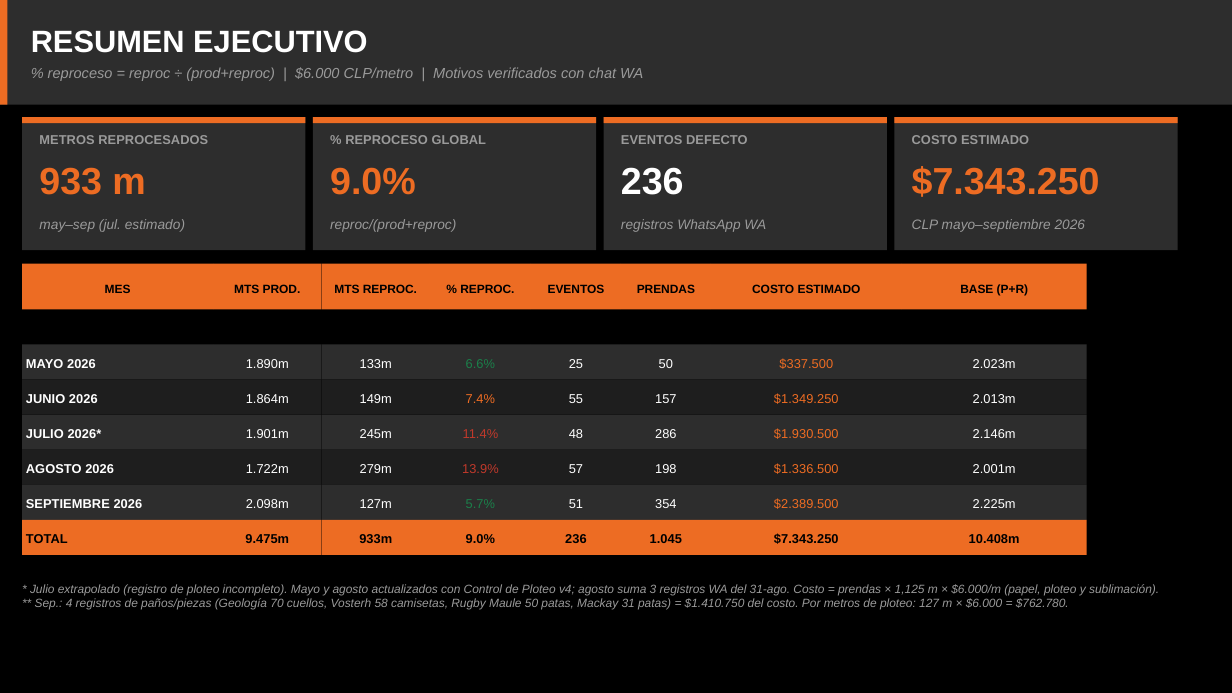
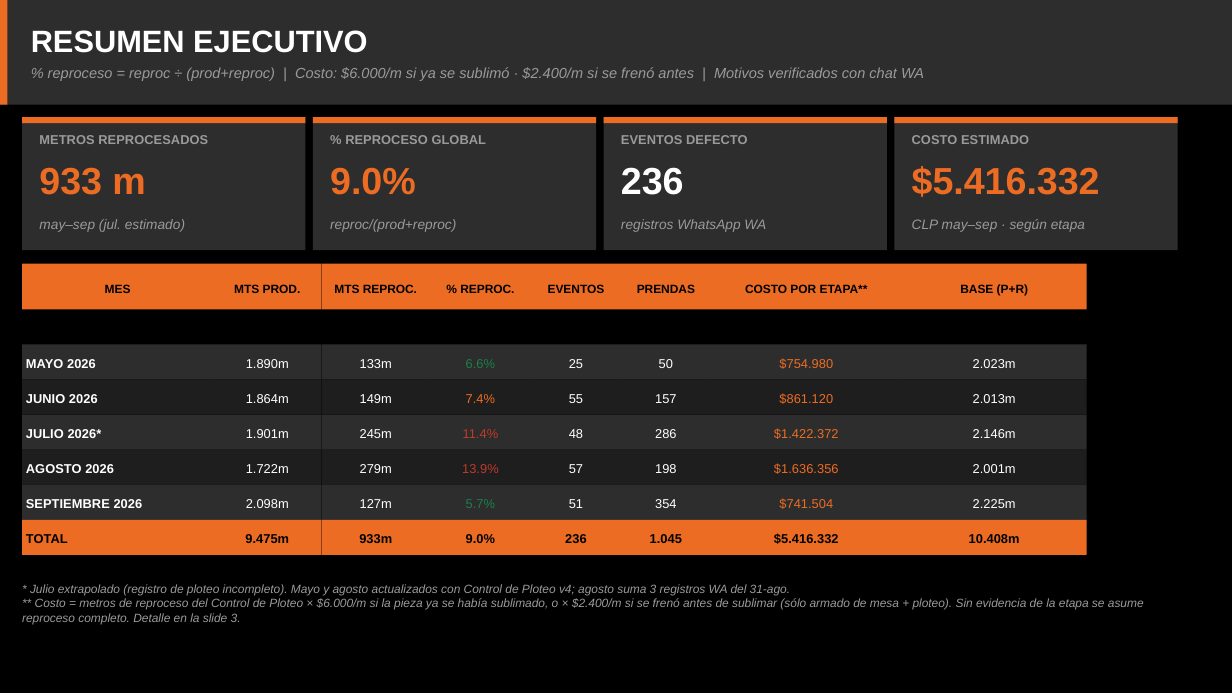
Before and after one commit to seanduarteu-cyber/PRODUCCION-PLAYMAKER, a slide deck: slide 2 of PMK_Informe_Septiembre2026.pptx. Drawn at 1232x693 pixels with LibreOffice and Linux fonts; fonts in the diff are those of the drawing. Boxes give left, top, right and bottom in pixels: in the first picture for what was removed or moved away, otherwise in the second. Text is boxed around its words. In the diff, an @@ line names an element or a change of style, - is before the commit and + after.

```diff
--- a/PMK_Informe_Septiembre2026.pptx
+++ b/PMK_Informe_Septiembre2026.pptx
@@ text at bbox=[48, 67, 924, 81]: text changed @@
-% reproceso = reproc ÷ (prod+reproc) | $6.000 CLP/metro | Motivos verificados con chat WA
+% reproceso = reproc ÷ (prod+reproc) | Costo: $6.000/m si ya se sublimó · $2.400/m si se frenó antes | Motivos verificados con chat WA
@@ text at bbox=[912, 166, 1100, 197]: text changed @@
-$7.343.250
+$5.416.332
@@ text at bbox=[912, 219, 1085, 232]: text changed @@
-CLP mayo–septiembre 2026
+CLP may–sep · según etapa
@@ text at bbox=[745, 284, 868, 293]: text changed @@
-COSTO ESTIMADO
+COSTO POR ETAPA**
@@ text at bbox=[779, 358, 833, 369]: text changed @@
-$337.500
+$754.980
@@ text at bbox=[779, 393, 833, 404]: text changed @@
-$1.349.250
+$861.120
@@ text at bbox=[774, 428, 839, 439]: text changed @@
-$1.930.500
+$1.422.372
@@ text at bbox=[774, 463, 839, 474]: text changed @@
-$1.336.500
+$1.636.356
@@ text at bbox=[779, 498, 833, 509]: text changed @@
-$2.389.500
+$741.504
@@ text at bbox=[774, 533, 839, 544]: text changed @@
-$7.343.250
+$5.416.332
@@ text at bbox=[22, 584, 1144, 624]: text changed @@
-* Julio extrapolado (registro de ploteo incompleto). Mayo y agosto actualizados con Control de Ploteo v4; agosto suma 3 registros WA del 31-ago. Costo = prendas × 1,125 m × $6.000/m (papel, ploteo y sublimación).
-** Sep.: 4 registros de paños/piezas (Geología 70 cuellos, Vosterh 58 camisetas, Rugby Maule 50 patas, Mackay 31 patas) = $1.410.750 del costo. Por metros de ploteo: 127 m × $6.000 = $762.780.
+* Julio extrapolado (registro de ploteo incompleto). Mayo y agosto actualizados con Control de Ploteo v4; agosto suma 3 registros WA del 31-ago.
+** Costo = metros de reproceso del Control de Ploteo × $6.000/m si la pieza ya se había sublimado, o × $2.400/m si se frenó antes de sublimar (sólo armado de mesa + ploteo). Sin evidencia de la etapa se asume reproceso completo. Detalle en la slide 3.
```
Also in this commit, not shown: 4 other slides changed, 1 slide added, 2 other files.
